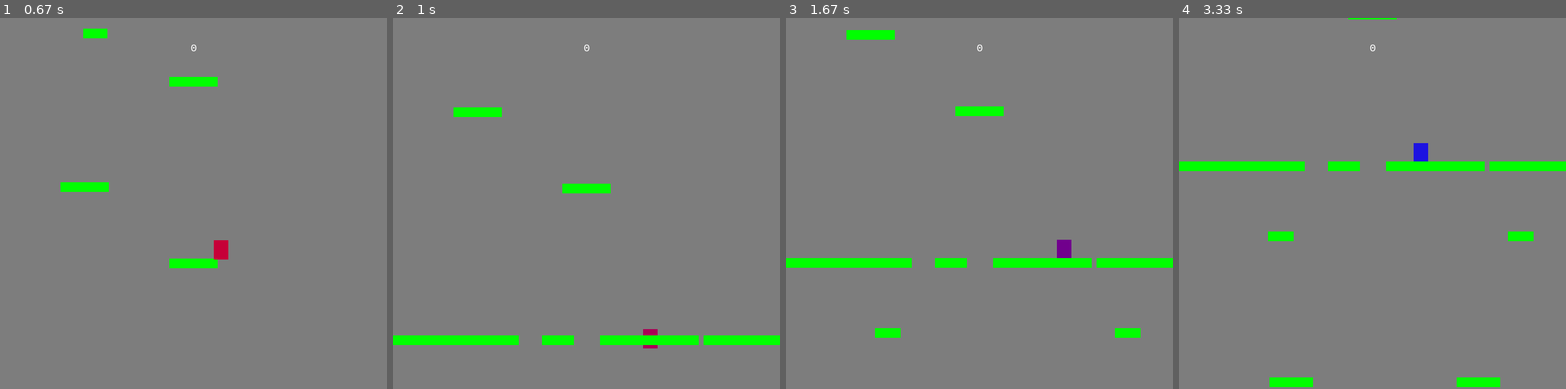
Above: before the commit, frames 1-4 (left to right).
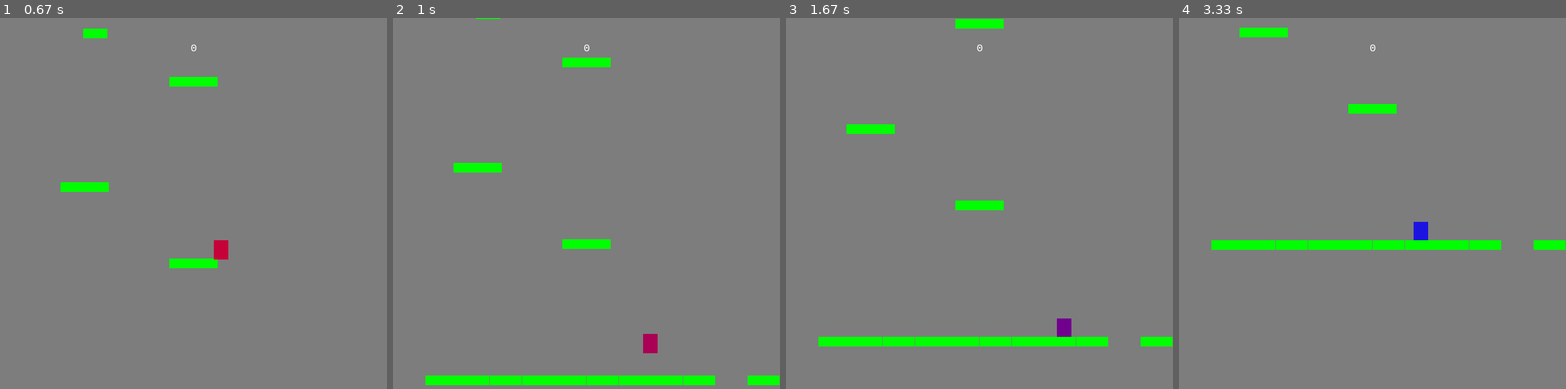
Above: after the commit, the same moments.

Repository: BulSU-BSCpE2B-Group2/DROP
Game: pygame game, started from main.py
The game is run twice, just before and just after one commit, with the same random seed, the same clock (stepped at 60 frames per second) and the same inputs.
Inputs:
- Up to frame 1 (0.67 s): hold Right from 0.33 s (still down)
- Up to frame 2 (1 s): release Right at 0.8 s; hold Right from 0.83 s (still down)
- Up to frame 3 (1.67 s): release Right at 1.3 s; hold Left from 1.33 s (still down)
- Up to frame 4 (3.33 s): release Left at 1.87 s; hold Left 1.9-2.3 s; hold Right 2.33-2.97 s; hold Left from 3 s (still down)

Frame 1 is identical in both runs. In frame 2, 6.1% of the frame differs, in the area x 0-100%, y 0-99%; in frame 3, 6.7%, in the area x 0-100%, y 0-89%; in frame 4, 6.4%.

Commit message:
Randomized platforms
ISSUE: THE PLATFORMS ARE HOLLOW FOR SOME ODD REASON

Diff:
--- a/main.py
+++ b/main.py
@@ -16,6 +16,10 @@
         self.game_over = False
         self.font_name = pg.font.match_font(font_name)
         self.score = 0
+        self.orig_pos = 0
+        self.sequence = []
+        self.newPlatform = 0
+        self.newPlatformInterval = 100
 
     def new(self):
         # starting a new game
@@ -40,8 +44,38 @@
 
     def update(self):
         # game loop update
+        # self.newPlatform += 1
+        gaps = random.randint(1, 5)
+        gaps_1 = [0, 1, 1, 1, 1, 1, 1, 1, 1, 1, 1, 1]
+        gaps_2 = [0, 0, 1, 1, 1, 1, 1, 1, 1, 1, 1, 1]
+        gaps_3 = [0, 0, 0, 1, 1, 1, 1, 1, 1, 1, 1, 1]
+        gaps_4 = [0, 0, 0, 0, 1, 1, 1, 1, 1, 1, 1, 1]
+        if gaps == 1:
+            random.shuffle(gaps_1)
+            self.sequence = gaps_1
+        elif gaps == 2:
+            random.shuffle(gaps_2)
+            self.sequence = gaps_2
+        elif gaps == 3:
+            random.shuffle(gaps_3)
+            self.sequence = gaps_3
+        elif gaps == 4:
+            random.shuffle(gaps_4)
+            self.sequence = gaps_4
+        else:
+            random.shuffle(gaps_2)
+            self.sequence = gaps_2
+        for x in self.sequence:
+            if x == 1:
+                p = Platform(self.orig_pos, 90 + height, width / 12, 20)
+                self.all_sprites.add(p)
+                self.platforms.add(p)
+                self.orig_pos += width / 12
+            else:
+                self.orig_pos += width / 12
         self.player.update()
         self.platforms.update()
+        self.timePoint = pg.time.get_ticks()
         # check if player hits a platform - only if falling!
         for platform in self.platforms:
             platform.rect.y -= 2
@@ -57,26 +91,32 @@
         """if self.player.rect.top <= height / 4:
             self.player.pos.y += abs(self.player.vel.y)"""
 
-
-        if self.player.rect.bottom > (height / 4) * 3:
+        """if self.player.rect.bottom > (height / 4) * 3:
             for sprite in self.all_sprites:
                 sprite.rect.y -= max(self.player.vel.y, 10)
                 if sprite.rect.bottom < -30:
-                    sprite.kill()
+                    sprite.kill()"""
 
         if self.player.rect.top < 0:
             self.game_over = True
 
         # spawn new platforms to keep same average number
-        while len(self.platforms) < 24:
-            wide = random.randrange(50, 100)
-            # p = Platform(random.randrange(0, width - wide), random.randrange(120 + height, 350 + width), wide, 20)
-            p = Platform(random.randrange(0, width / 4), 120 + height, wide, 20)
-            p1 = Platform(random.randrange(100 + width / 4, width), 120 + height, wide, 20)
-            self.platforms.add(p)
-            self.platforms.add(p1)
+
+        # wide = width / 8
+        # p = Platform(random.randrange(0, width - wide), random.randrange(120 + height, 350 + width), wide, 20)
+        """p = Platform(random.randrange(0, width / 4), 120 + height, wide, 20)
+        p1 = Platform(random.randrange(100 + width / 4, width), 120 + height, wide, 20)
+        self.platforms.add(p)
+        self.platforms.add(p1)
+        self.all_sprites.add(p)
+        self.all_sprites.add(p1)"""
+        """platforms_all = self.shuffle_platform(wide)
+        for platform in platforms_all:
+            p = Platform(*platform)
             self.all_sprites.add(p)
-            self.all_sprites.add(p1)
+            self.platforms.add(p)"""
+
+
 
     def events(self):
         # Game loop - EVENTS
@@ -125,6 +165,37 @@
         text_rect.midtop = (x, y)
         self.screen.blit(text_surface, text_rect)
 
+    def shuffle_platform(self, wide):
+        gaps = random.randint(1, 5)
+        gaps_1 = [0, 1, 1, 1, 1, 1, 1, 1, 1, 1, 1, 1]
+        gaps_2 = [0, 0, 1, 1, 1, 1, 1, 1, 1, 1, 1, 1]
+        gaps_3 = [0, 0, 0, 1, 1, 1, 1, 1, 1, 1, 1, 1]
+        gaps_4 = [0, 0, 0, 0, 1, 1, 1, 1, 1, 1, 1, 1]
+        if gaps == 1:
+            random.shuffle(gaps_1)
+            self.sequence = gaps_1
+        elif gaps == 2:
+            random.shuffle(gaps_2)
+            self.sequence = gaps_2
+        elif gaps == 3:
+            random.shuffle(gaps_3)
+            self.sequence = gaps_3
+        elif gaps == 4:
+            random.shuffle(gaps_4)
+            self.sequence = gaps_4
+        else:
+            random.shuffle(gaps_2)
+            self.sequence = gaps_2
+        for x in self.sequence:
+            if x == 1:
+                p = Platform(self.orig_pos, 90 + height, width/12, 20)
+                self.all_sprites.add(p)
+                self.platforms.add(p)
+                wide += width/12
+                self.orig_pos += width/12
+            else:
+                self.orig_pos += width/12
+
 
 g = Game()
 g.show_start_screen()
--- a/settings.py
+++ b/settings.py
@@ -1,4 +1,5 @@
 import itertools
+import random
 import pygame as pg
 # game resolution and fps
 title = "Pygame Platformer Test"
@@ -19,6 +20,7 @@
 platform_list = [(width / 2 - 50, height * 3 / 4, 100, 20), (125, height - 350, 100, 20),
                  (350, 200, 100, 20), (172, 100, 50, 20)]
 
+
 # temporary (0, height - 40, width, 40),
 
 # color
